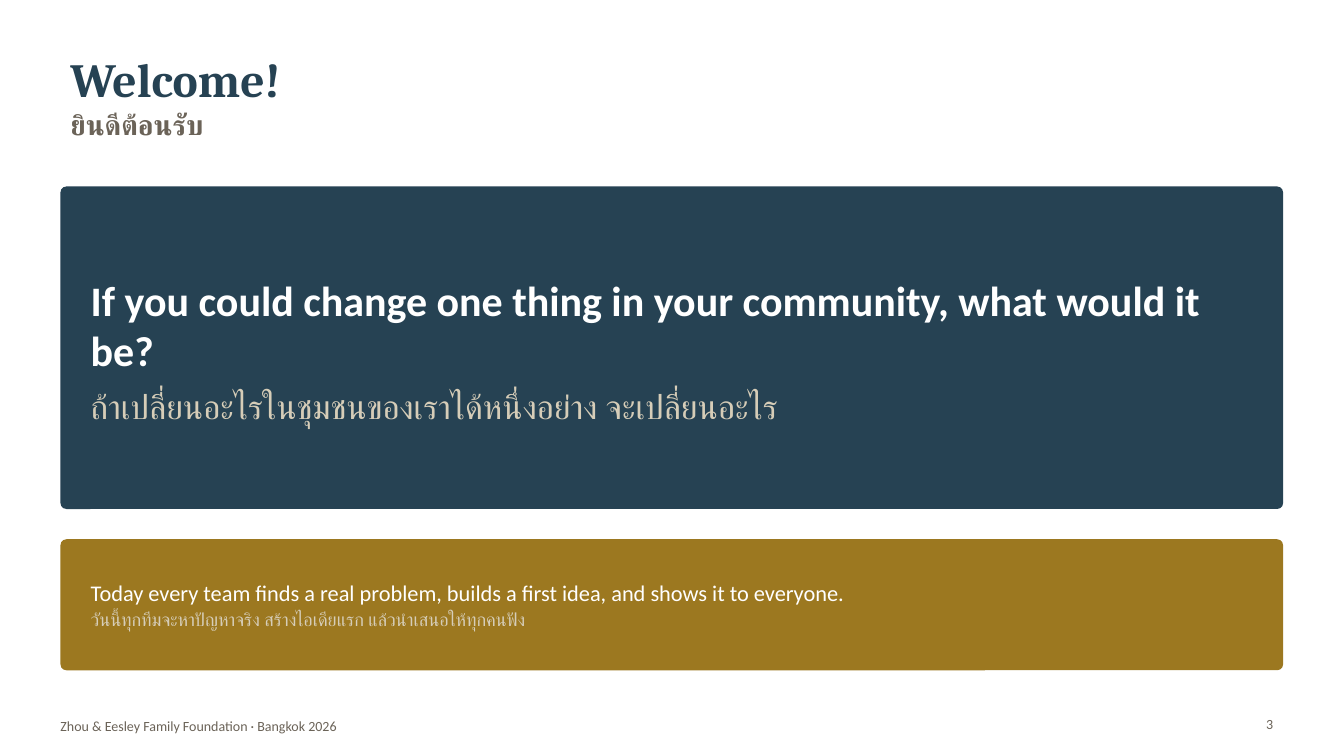
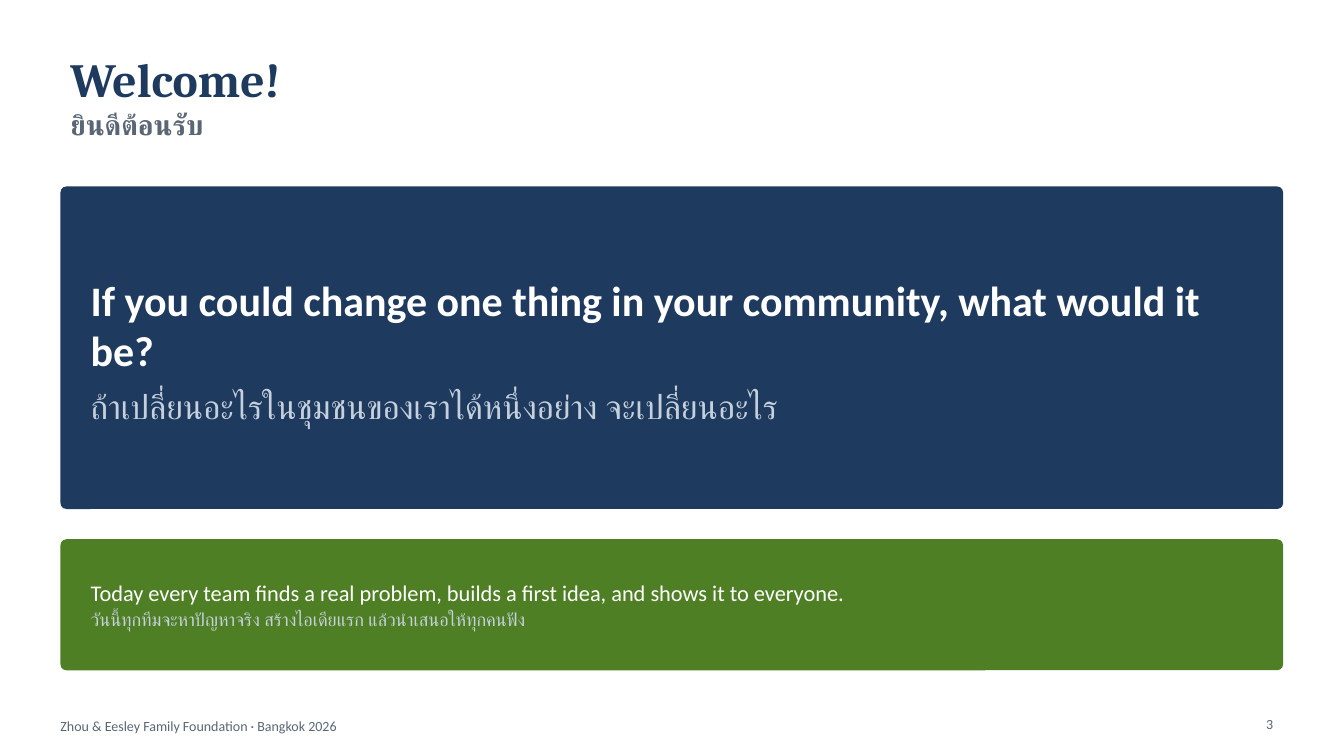
Before and after one commit to nnj24xbfp8-wq/projectkla, a slide deck: slide 3 of decks/Eesley_Schools_Dec14-15_bilingual.pptx. Drawn at 1344x756 pixels with LibreOffice and Linux fonts; fonts in the diff are those of the drawing; background and template pictures are left out. Boxes give left, top, right and bottom in pixels: in the first picture for what was removed or moved away, otherwise in the second. Text is boxed around its words. In the diff, an @@ line names an element or a change of style, - is before the commit and + after.

```diff
--- a/decks/Eesley_Schools_Dec14-15_bilingual.pptx
+++ b/decks/Eesley_Schools_Dec14-15_bilingual.pptx
@@ title "Welcome!" at [70, 64, 280, 136]: text colour #264253 to #1E3A5F in "Welcome!"; text colour #6B6358 to #5A6675 in "ยินดีต้อนรับ" @@
@@ rounded rectangle at [60, 187, 1284, 509]: fill #264253 to #1E3A5F @@
@@ text at [91, 393, 778, 428]: text colour #D6CDB8 to #C5D0DC in "ถ้าเปลี่ยนอะไรในชุมชนของเราได้หนึ่งอย่าง จะเปลี่ยนอะไร" @@
@@ rounded rectangle at [60, 539, 1284, 670]: fill #9C7820 to #4F7F24 @@
@@ text at [91, 613, 526, 632]: text colour #D6CDB8 to #C5D0DC in "วันนี้ทุกทีมจะหาปัญหาจริง สร้างไอเดียแรก แล้วนำเสนอให้ทุกคนฟ ..." @@
@@ text "Zhou & Eesley Family Foundation ..." at [60, 721, 336, 734]: text colour #6B6358 to #5A6675 @@
@@ page number at [1266, 720, 1273, 729]: text colour #6B6358 to #5A6675 @@
```
Also in this commit, not shown: 22 other slides changed, 6 other files.
